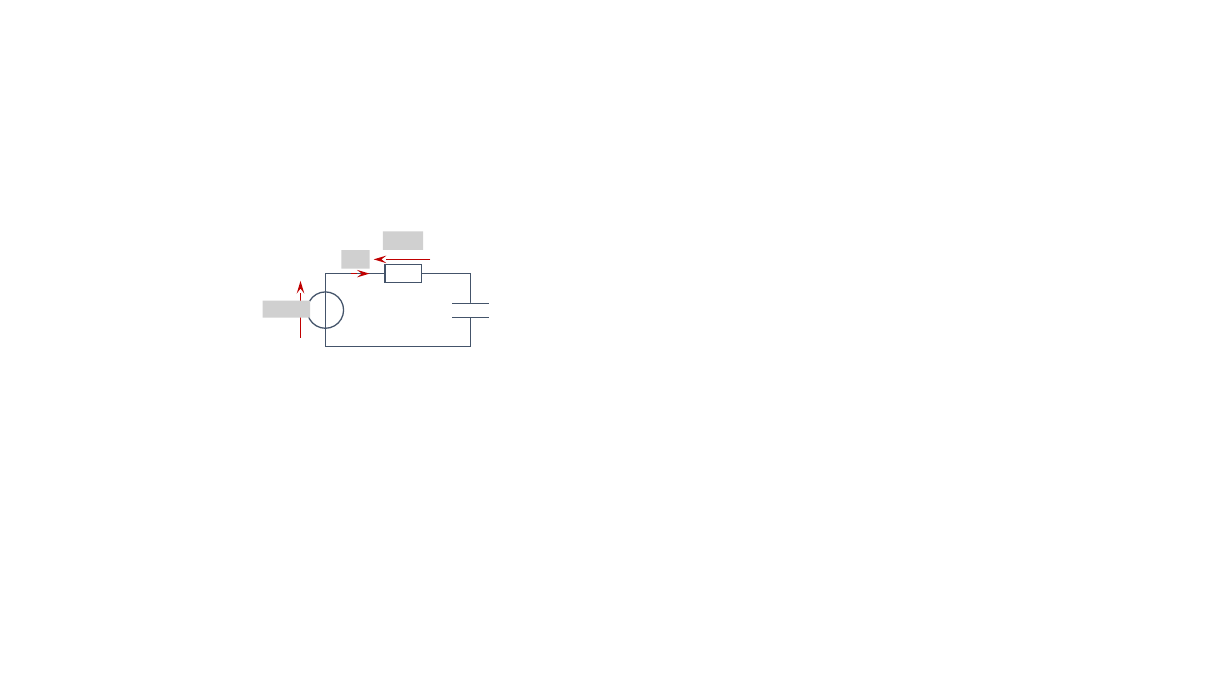
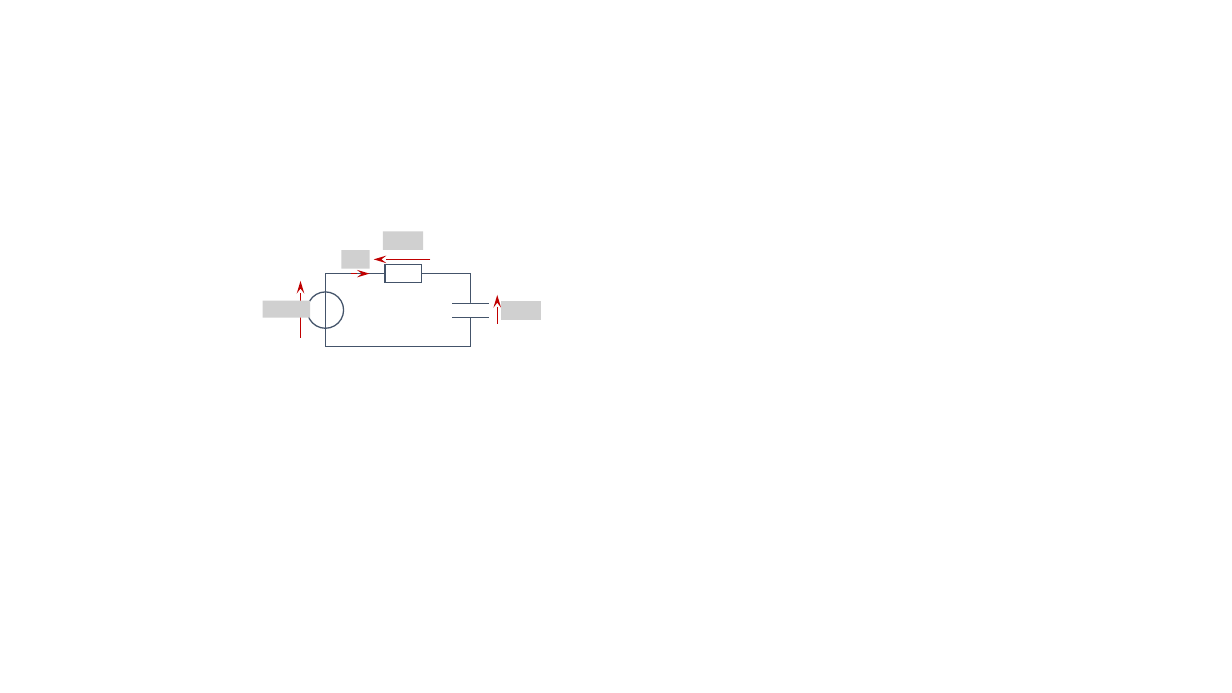
Before and after one commit to xpessoles/PT_GenieElectrique, a slide deck: slide 22 of 04_SourceSinusoidale/04_SourceSinusoidale.pptx (slide 20 before the commit). Drawn at 1232x693 pixels with LibreOffice and Linux fonts; fonts in the diff are those of the drawing; grey boxes stand for pictures; background and template pictures are left out. Boxes give left, top, right and bottom in pixels: in the first picture for what was removed or moved away, otherwise in the second. Text is boxed around its words. In the diff, an @@ line names an element or a change of style, - is before the commit and + after.

```diff
--- a/04_SourceSinusoidale/04_SourceSinusoidale.pptx
+++ b/04_SourceSinusoidale/04_SourceSinusoidale.pptx
@@ arrow added from (497, 323) to (497, 295), #C00000 1 pt @@
@@ picture added at (x1=501, y1=301, x2=541, y2=320) @@
```
Also in this commit, not shown: 3 slides added, 2 other files.
